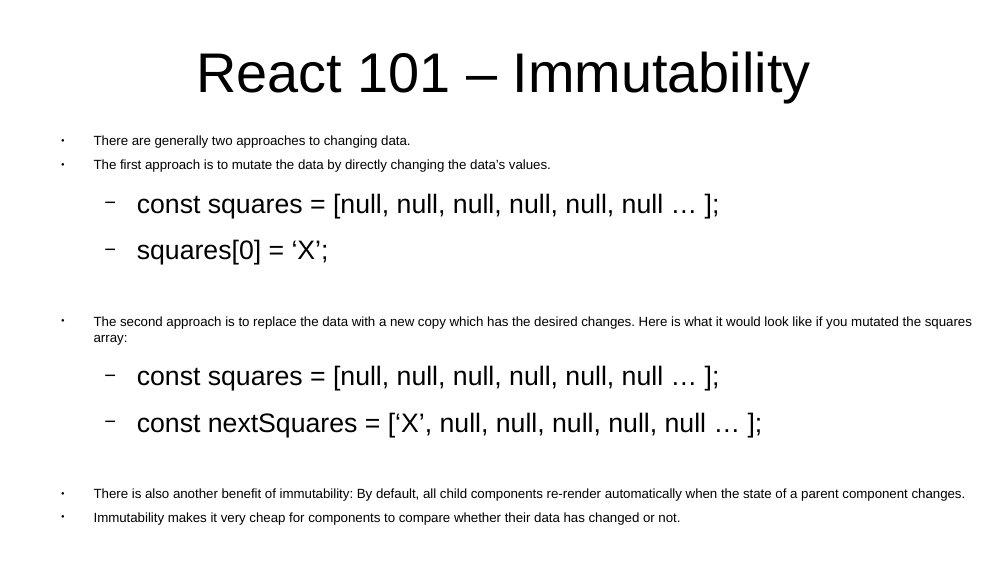
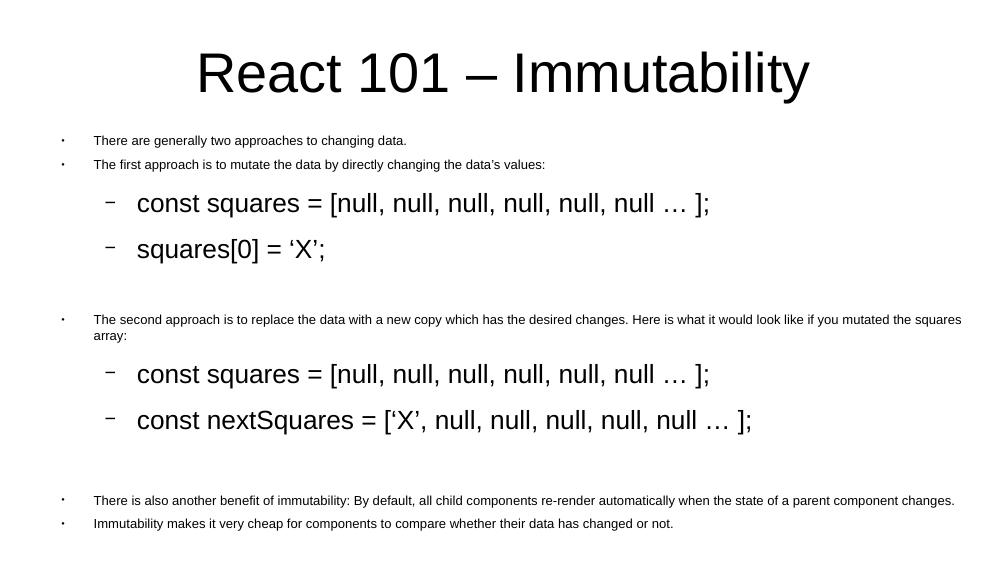
Before and after one commit to marcus-yeagle/react-tutorial, a slide deck: slide 29 of React 101.pptx. Drawn at 1008x567 pixels with LibreOffice and Linux fonts; fonts in the diff are those of the drawing. Boxes give left, top, right and bottom in pixels: in the first picture for what was removed or moved away, otherwise in the second. Text is boxed around its words. In the diff, an @@ line names an element or a change of style, - is before the commit and + after.

Commit message:
pptx update4

```diff
--- a/React 101.pptx
+++ b/React 101.pptx
@@ text at (x1=94, y1=135, x2=962, y2=531): size 10.5 to 10.4 pt in "There are generally two approaches to changing ...", "The second approach is to replace the ...", "There is also another benefit of immutability: ...", "Immutability makes it very cheap for components ..."; size 21 to 20.7 pt in "const squares = [null, null, null, null, ...", "squares[0] = ‘X’;", "const squares = [null, null, null, null, ...", "const nextSquares = [‘X’, null, null, null, ..." @@
@@ text at (x1=94, y1=159, x2=545, y2=172): text changed; size 10.5 to 10.4 pt @@
-● The first approach is to mutate the data by directly changing the data’s values.
+● The first approach is to mutate the data by directly changing the data’s values:
```
Also in this commit, not shown: 1 other file.
